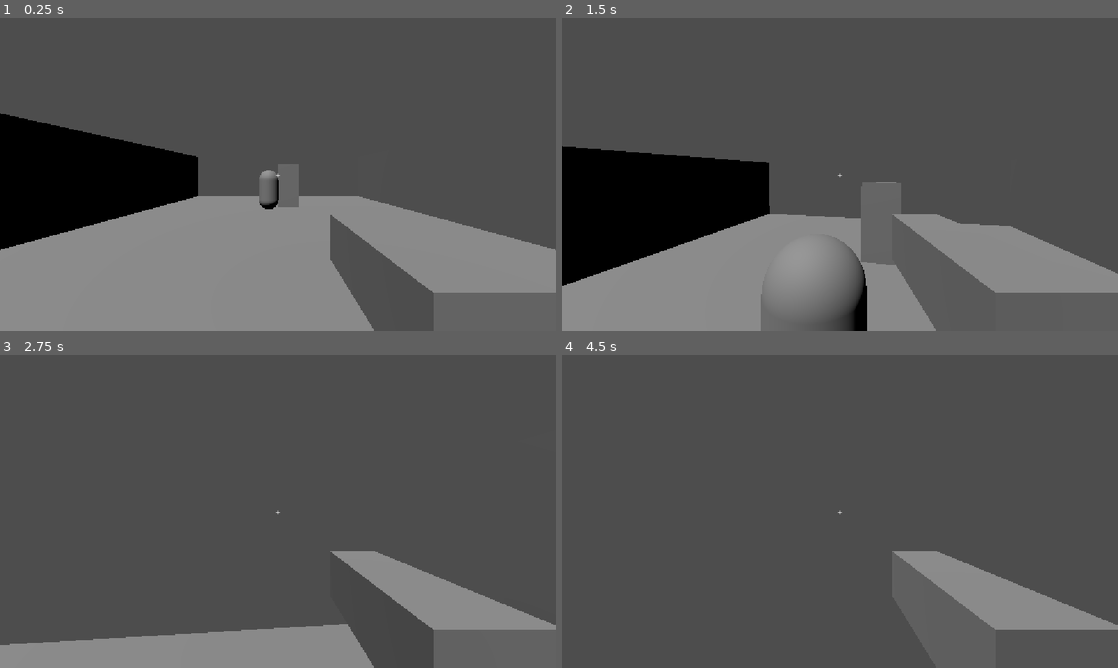
Above: before the commit, frames 1-4 (two rows, left to right).
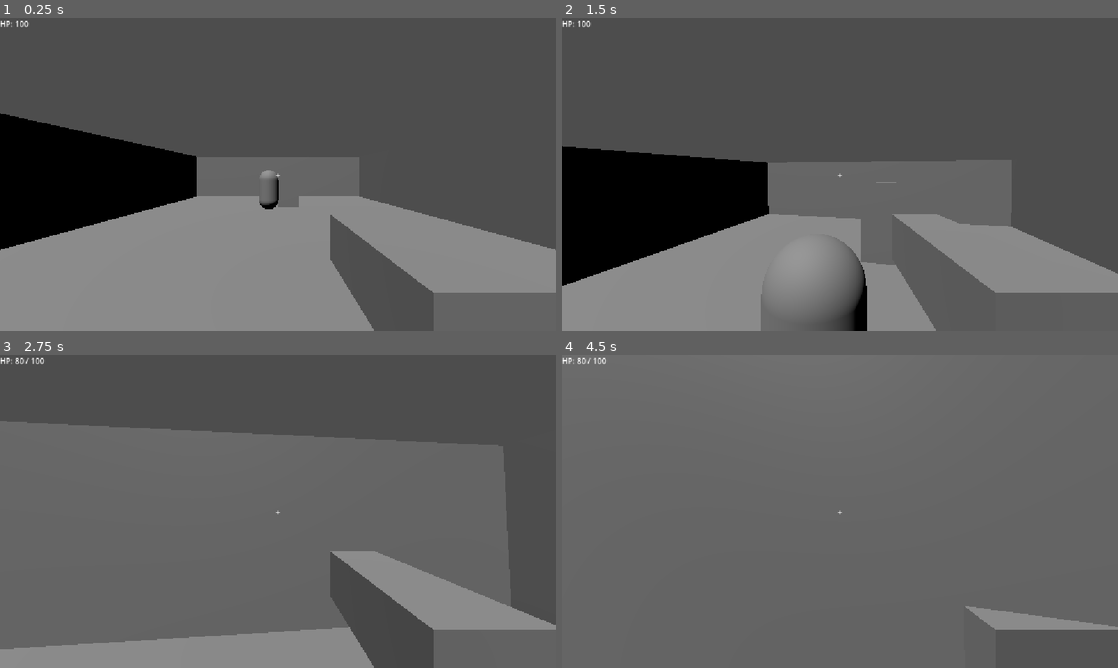
Above: after the commit, the same moments.

Repository: fraidotube/project-blob
Game: Godot game, scene res://scenes/levels/prototype_corridor.tscn
Two runs of this game, one before a commit and one after it. Both use one fixed random seed, a clock stepped at 60 frames per second and the inputs below. The project has no main scene, so this scene is started directly.
Inputs (mouse positions are in pixels of both pictures, inside the frame that each line leads up to):
- Up to frame 1 (0.25 s): no input
- Up to frame 2 (1.5 s): move the mouse to (867, 174) at 0.52 s; press the mouse at (867, 174) at 0.53 s; hold W (move_forward) from 0.53 s (still down); tap Space (jump) at 0.77 s; move the mouse to (812, 174) at 1.27 s; release the mouse at (812, 174) at 1.28 s; tap E (interact) at 1.35 s
- Up to frame 3 (2.75 s): keep holding W (move_forward); tap Space (jump) at 1.52 s; move the mouse to (289, 505) at 2.02 s; hold Shift (sprint) from 2.03 s (still down)
- Up to frame 4 (4.5 s): keep holding W (move_forward); move the mouse to (834, 517) at 2.77 s; release Shift (sprint) at 2.78 s; click (834, 517) at 2.85 s; tap Space (jump) at 3.02, 3.77 s; move the mouse to (878, 514) at 3.52 s; tap E (interact) at 3.6 s; tap R (restart, bound only after the commit) at 4.15 s; tap Enter at 4.25 s; move the mouse to (795, 508) at 4.27 s; tap Shift (sprint) at 4.35 s

The runs differ from the first frame. In frame 1, 1.1% of the frame differs, in the area x 0-56%, y 0-57%; in frame 2, 1.0%; in frame 3, 18%; in frame 4, 49%, in the area x 0-100%, y 0-87%.

Commit message:
Prototype 0.1G - Player damage death restart and combat feedback

Diff:
--- a/project.godot
+++ b/project.godot
@@ -59,6 +59,11 @@
 "events": [Object(InputEventMouseButton,"resource_local_to_scene":false,"resource_name":"","device":-1,"window_id":0,"a …(258 unchanged characters)…
 ]
 }
+restart={
+"deadzone": 0.2,
+"events": [Object(InputEventKey,"resource_local_to_scene":false,"resource_name":"","device":-1,"window_id":0,"alt_pressed":false,"shift_pressed":false,"ctrl_pressed":false,"meta_pressed":false,"pressed":false,"keycode":0,"physical_keycode":82,"key_label":0,"unicode":114,"location":0,"echo":false,"script":null)
+]
+}
 
 [physics]
 
--- a/scenes/levels/prototype_corridor.tscn
+++ b/scenes/levels/prototype_corridor.tscn
@@ -16,6 +16,12 @@
 
 [sub_resource type="BoxShape3D" id="BoxShape3D_el81d"]
 size = Vector3(0.2, 3, 20)
+
+[sub_resource type="BoxMesh" id="BoxMesh_el81d"]
+size = Vector3(12, 3, 0.2)
+
+[sub_resource type="BoxShape3D" id="BoxShape3D_mn6ti"]
+size = Vector3(12, 3, 0.2)
 
 [node name="PrototypeCorridor" type="Node3D" unique_id=876116458]
 
@@ -58,3 +64,21 @@
 transform = Transform3D(1, 0, 0, 0, 1, 0, 0, 0, 1, 0, 1, -5)
 
 [node name="HUD" parent="." unique_id=160974520 instance=ExtResource("4_cpoig")]
+
+[node name="Wall_Front" type="StaticBody3D" parent="." unique_id=971861547]
+transform = Transform3D(1, 0, 0, 0, 1, 0, 0, 0, 1, 0, 1.5, -10)
+
+[node name="MeshInstance3D" type="MeshInstance3D" parent="Wall_Front" unique_id=350514555]
+mesh = SubResource("BoxMesh_el81d")
+
+[node name="CollisionShape3D" type="CollisionShape3D" parent="Wall_Front" unique_id=62379565]
+shape = SubResource("BoxShape3D_mn6ti")
+
+[node name="Wall_Back" type="StaticBody3D" parent="." unique_id=1374569768]
+transform = Transform3D(1, 0, 0, 0, 1, 0, 0, 0, 1, 0, 1.5, 10)
+
+[node name="MeshInstance3D" type="MeshInstance3D" parent="Wall_Back" unique_id=1161593572]
+mesh = SubResource("BoxMesh_el81d")
+
+[node name="CollisionShape3D" type="CollisionShape3D" parent="Wall_Back" unique_id=972583294]
+shape = SubResource("BoxShape3D_mn6ti")
--- a/scenes/ui/hud.tscn
+++ b/scenes/ui/hud.tscn
@@ -48,3 +48,38 @@
 text = "X"
 horizontal_alignment = 1
 vertical_alignment = 1
+
+[node name="HealthLabel" type="Label" parent="Interface" unique_id=2054645061]
+layout_mode = 1
+offset_right = 58.0
+offset_bottom = 23.0
+text = "HP: 100"
+
+[node name="DeathLabel" type="Label" parent="Interface" unique_id=1309366896]
+visible = false
+layout_mode = 1
+anchors_preset = 8
+anchor_left = 0.5
+anchor_top = 0.5
+anchor_right = 0.5
+anchor_bottom = 0.5
+offset_left = -96.0
+offset_top = -37.5
+offset_right = 96.0
+offset_bottom = 37.5
+grow_horizontal = 2
+grow_vertical = 2
+text = "SEI MORTO
+
+Premi R per ricominciare"
+
+[node name="DamageFlash" type="ColorRect" parent="Interface" unique_id=306590558]
+visible = false
+layout_mode = 1
+anchors_preset = 15
+anchor_right = 1.0
+anchor_bottom = 1.0
+grow_horizontal = 2
+grow_vertical = 2
+mouse_filter = 2
+color = Color(1, 0, 0, 0.2509804)
--- a/scripts/enemies/enemy.gd
+++ b/scripts/enemies/enemy.gd
@@ -4,9 +4,12 @@
 @export var detection_distance := 12.0
 @export var stop_distance := 1.2
 @export var max_health := 3
+@export var attack_damage := 20
+@export var attack_interval := 1.0
 
 var health: int
 var player: CharacterBody3D
+var attack_time_left := 0.0
 
 
 func _ready() -> void:
@@ -17,6 +20,9 @@
 func _physics_process(delta: float) -> void:
 	if not is_on_floor():
 		velocity += get_gravity() * delta
+
+	if attack_time_left > 0.0:
+		attack_time_left -= delta
 
 	if player == null:
 		move_and_slide()
@@ -40,11 +46,26 @@
 			),
 			Vector3.UP
 		)
+
+	elif distance_to_player <= stop_distance:
+		velocity.x = 0.0
+		velocity.z = 0.0
+		attack_player()
+
 	else:
 		velocity.x = 0.0
 		velocity.z = 0.0
 
 	move_and_slide()
+
+
+func attack_player() -> void:
+	if attack_time_left > 0.0:
+		return
+
+	if player != null and player.has_method("take_damage"):
+		player.take_damage(attack_damage)
+		attack_time_left = attack_interval
 
 
 func take_damage(amount: int) -> void:
--- a/scripts/player/player.gd
+++ b/scripts/player/player.gd
@@ -5,15 +5,27 @@
 const JUMP_VELOCITY := 4.5
 const MOUSE_SENSITIVITY := 0.004
 
+@export var max_health := 100
+
 @onready var head: Node3D = $Head
 @onready var weapon: Node3D = $Head/Camera3D/WeaponHolder
 
+var health: int
+var is_dead := false
+
 
 func _ready() -> void:
+	health = max_health
 	Input.mouse_mode = Input.MOUSE_MODE_CAPTURED
+	get_tree().call_group("hud", "update_health", health, max_health)
 
 
 func _unhandled_input(event: InputEvent) -> void:
+	if is_dead:
+		if event.is_action_pressed("restart"):
+			get_tree().reload_current_scene()
+		return
+
 	if event is InputEventMouseMotion:
 		rotate_y(-event.relative.x * MOUSE_SENSITIVITY)
 
@@ -32,6 +44,10 @@
 
 
 func _physics_process(delta: float) -> void:
+	if is_dead:
+		velocity = Vector3.ZERO
+		return
+
 	if not is_on_floor():
 		velocity += get_gravity() * delta
 
@@ -63,3 +79,23 @@
 		velocity.z = move_toward(velocity.z, 0.0, speed)
 
 	move_and_slide()
+
+
+func take_damage(amount: int) -> void:
+	if is_dead:
+		return
+
+	health -= amount
+	health = max(health, 0)
+
+	get_tree().call_group("hud", "update_health", health, max_health)
+	get_tree().call_group("hud", "show_damage_flash")
+
+	if health <= 0:
+		die()
+
+
+func die() -> void:
+	is_dead = true
+	Input.mouse_mode = Input.MOUSE_MODE_VISIBLE
+	get_tree().call_group("hud", "show_death_screen")
--- a/scripts/systems/hud.gd
+++ b/scripts/systems/hud.gd
@@ -1,27 +1,54 @@
 extends CanvasLayer
 
 const HITMARKER_DURATION := 0.10
+const DAMAGE_FLASH_DURATION := 0.12
 
+@onready var crosshair: Label = $Interface/Crosshair
 @onready var hit_marker: Label = $Interface/HitMarker
+@onready var health_label: Label = $Interface/HealthLabel
+@onready var death_label: Label = $Interface/DeathLabel
+@onready var damage_flash: ColorRect = $Interface/DamageFlash
 
 var hitmarker_time_left := 0.0
+var damage_flash_time_left := 0.0
 
 
 func _ready() -> void:
 	add_to_group("hud")
 	hit_marker.visible = false
+	death_label.visible = false
+	damage_flash.visible = false
 
 
 func _process(delta: float) -> void:
-	if hitmarker_time_left <= 0.0:
-		return
+	if hitmarker_time_left > 0.0:
+		hitmarker_time_left -= delta
 
-	hitmarker_time_left -= delta
+		if hitmarker_time_left <= 0.0:
+			hit_marker.visible = false
 
-	if hitmarker_time_left <= 0.0:
-		hit_marker.visible = false
+	if damage_flash_time_left > 0.0:
+		damage_flash_time_left -= delta
+
+		if damage_flash_time_left <= 0.0:
+			damage_flash.visible = false
 
 
 func show_hitmarker() -> void:
 	hit_marker.visible = true
 	hitmarker_time_left = HITMARKER_DURATION
+
+
+func show_damage_flash() -> void:
+	damage_flash.visible = true
+	damage_flash_time_left = DAMAGE_FLASH_DURATION
+
+
+func update_health(current_health: int, max_health: int) -> void:
+	health_label.text = "HP: %d / %d" % [current_health, max_health]
+
+
+func show_death_screen() -> void:
+	crosshair.visible = false
+	death_label.visible = true
+	damage_flash.visible = false
